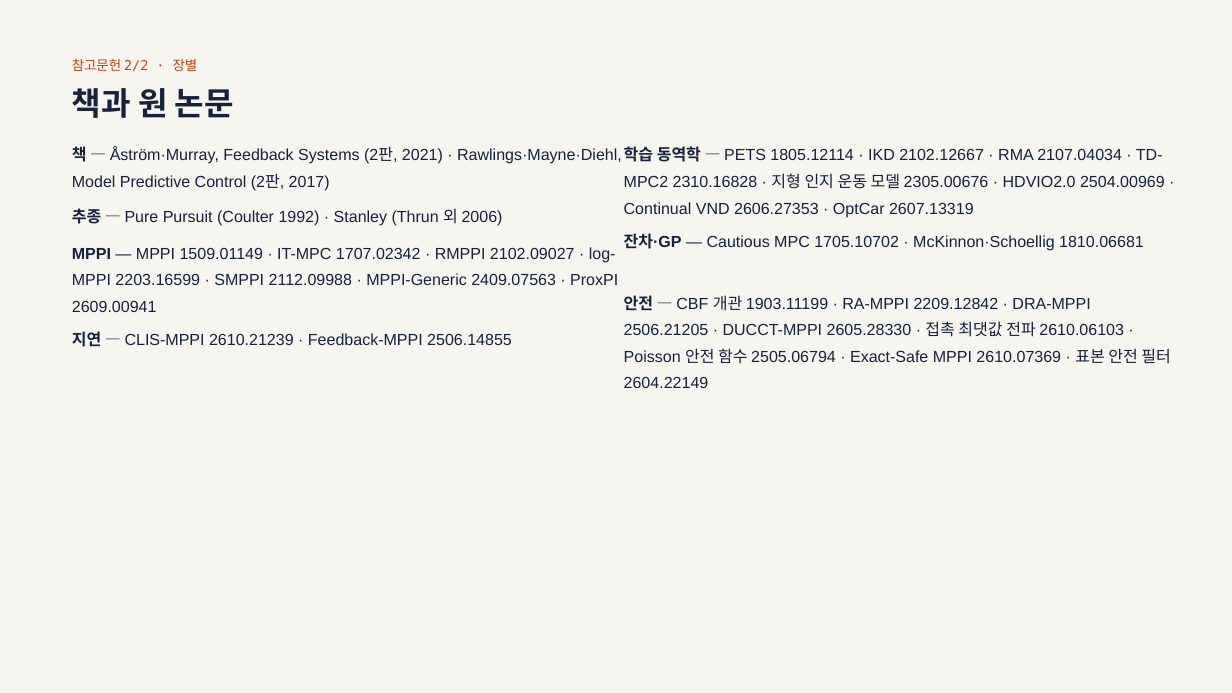
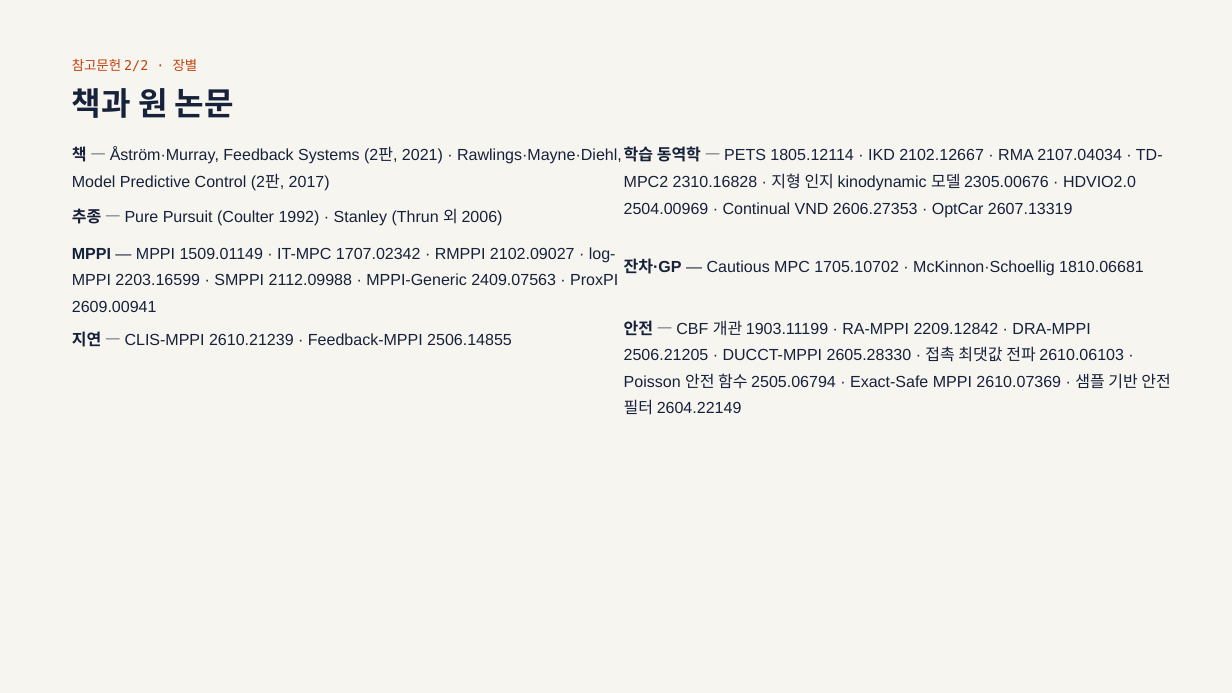
Before and after one commit to Geonhee-LEE/travplan-site, a slide deck: slide 45 of slides/study-controller/study-controller.pptx. Drawn at 1232x693 pixels with LibreOffice and Linux fonts; fonts in the diff are those of the drawing. Boxes give left, top, right and bottom in pixels: in the first picture for what was removed or moved away, otherwise in the second. Text is boxed around its words. In the diff, an @@ line names an element or a change of style, - is before the commit and + after.

```diff
--- a/slides/study-controller/study-controller.pptx
+++ b/slides/study-controller/study-controller.pptx
@@ text at bbox=[624, 146, 1163, 218]: text changed @@
-학습 동역학 — PETS 1805.12114 · IKD 2102.12667 · RMA 2107.04034 · TD-MPC2 2310.16828 · 지형 인지 운동 모델 2305.00676 · HDVIO2.0 2504.00969 · Continual VND 2606.27353 · OptCar 2607.13319
+학습 동역학 — PETS 1805.12114 · IKD 2102.12667 · RMA 2107.04034 · TD-MPC2 2310.16828 · 지형 인지 kinodynamic 모델 2305.00676 · HDVIO2.0 2504.00969 · Continual VND 2606.27353 · OptCar 2607.13319
@@ text "잔차·GP — Cautious MPC 1705.10702 ...": place and size @@
-text "잔차·GP — Cautious MPC 1705.10702 ..." at bbox=[624, 233, 1144, 251]
+text "잔차·GP — Cautious MPC 1705.10702 ..." at bbox=[624, 258, 1144, 276]
@@ text at bbox=[624, 320, 1170, 415]: text changed @@
-안전 — CBF 개관 1903.11199 · RA-MPPI 2209.12842 · DRA-MPPI 2506.21205 · DUCCT-MPPI 2605.28330 · 접촉 최댓값 전파 2610.06103 · Poisson 안전 함수 2505.06794 · Exact-Safe MPPI 2610.07369 · 표본 안전 필터 2604.22149
+안전 — CBF 개관 1903.11199 · RA-MPPI 2209.12842 · DRA-MPPI 2506.21205 · DUCCT-MPPI 2605.28330 · 접촉 최댓값 전파 2610.06103 · Poisson 안전 함수 2505.06794 · Exact-Safe MPPI 2610.07369 · 샘플 기반 안전 필터 2604.22149
```
Also in this commit, not shown: 36 other slides changed, 46 other files.
